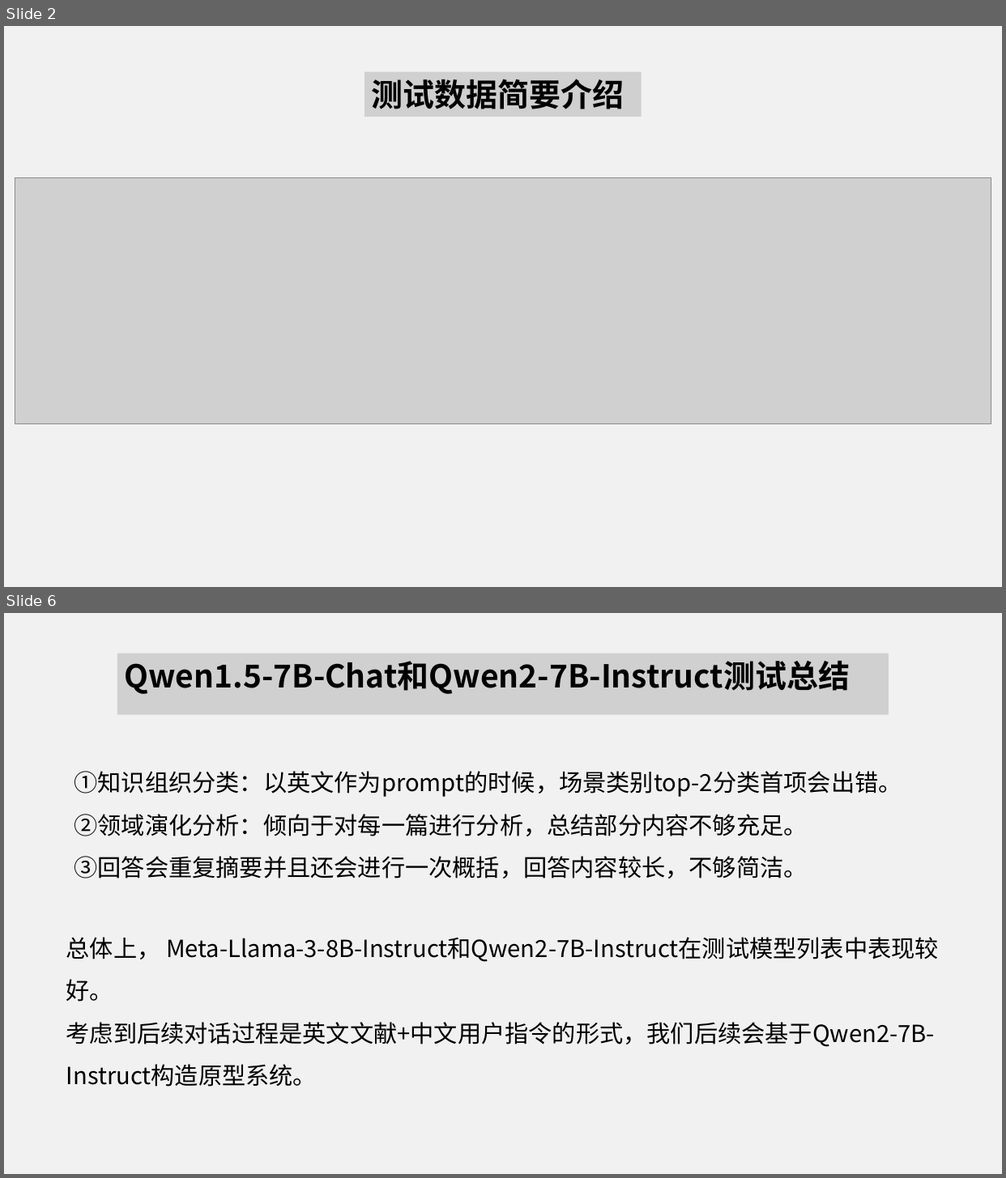
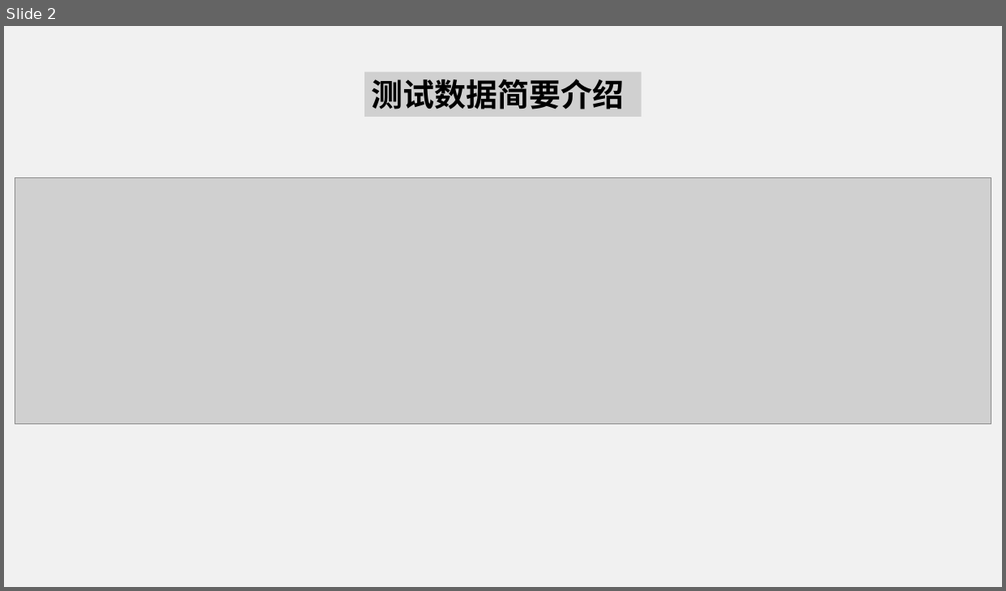
Before and after one commit to bin-Deng-666/LLM-Paper-Learning, a slide deck: 任务3.pptx. Shown one above the other, each under a label of ours: slides 2 and 6 before the commit, slide 2 after it; the slides between them are not shown. The pictures are 1006x1178 and 1006x591 pixels, drawn with LibreOffice and Linux fonts; fonts in the diff are those of the drawing; grey boxes stand for pictures. Boxes give left, top, right and bottom in pixels: in the first picture for what was removed or moved away, otherwise in the second. Text is boxed around its words. In the diff, an @@ line names an element or a change of style, - is before the commit and + after.

```diff
--- a/任务3.pptx
+++ b/任务3.pptx
@@ slide 6 removed at (4,613,1002,1174), background #FFFFFF; not listed: 1 template element that a slide beside it also shows @@
@@ picture removed at (117,653,889,715) @@
-Qwen1.5-7B-Chat和Qwen2-7B-Instruct测试总结
@@ text removed at (74,771,901,879) @@
-①知识组织分类：以英文作为prompt的时候，场景类别top-2分类首项会出错。
-②领域演化分析：倾向于对每一篇进行分析，总结部分内容不够充足。
-③回答会重复摘要并且还会进行一次概括，回答内容较长，不够简洁。
@@ text removed at (66,937,939,1087) @@
-总体上， Meta-Llama-3-8B-Instruct和Qwen2-7B-Instruct在测试模型列表中表现较好。
-考虑到后续对话过程是英文文献+中文用户指令的形式，我们后续会基于Qwen2-7B-Instruct构造原型系统。
```
Also in this commit, not shown: 1 slide changed, 2 other slides removed, 5 other files.
